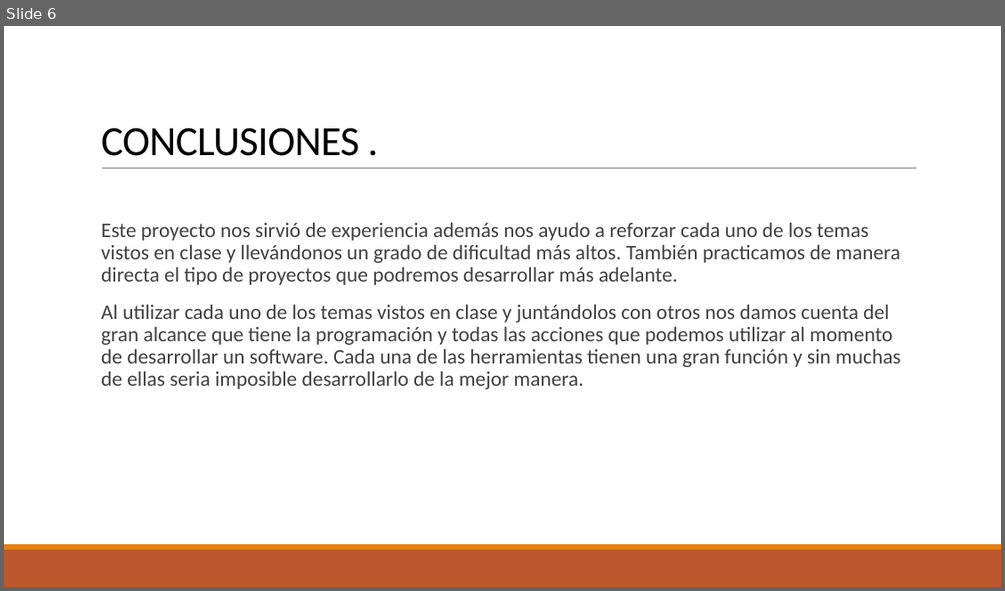
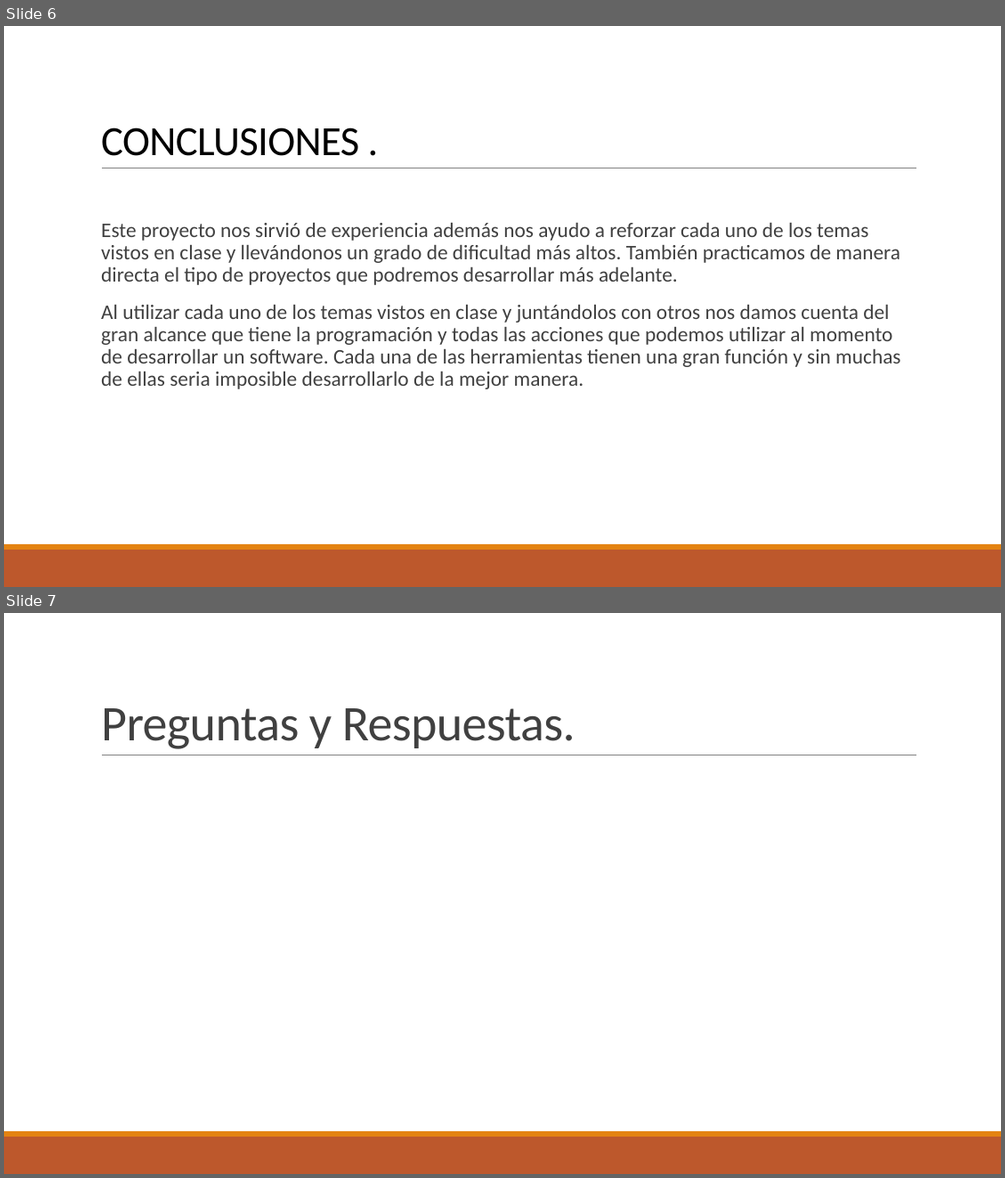
Before and after one commit to VarelaEnzo/Proyecto_Programacion, a slide deck: Proyecto.pptx. Shown one above the other, each under a label of ours: slide 6 before the commit, slides 6 and 7 after it. The pictures are 1005x591 and 1005x1178 pixels, drawn with LibreOffice and Linux fonts; fonts in the diff are those of the drawing. Boxes give left, top, right and bottom in pixels: in the first picture for what was removed or moved away, otherwise in the second. Text is boxed around its words. In the diff, an @@ line names an element or a change of style, - is before the commit and + after.

```diff
--- a/Proyecto.pptx
+++ b/Proyecto.pptx
@@ slide 7 added at box(4, 613, 1001, 1174), background #FFFFFF; not listed: 3 template elements that a slide beside it also shows @@
@@ title added at box(101, 708, 575, 749), 48 pt, text #404040 @@
+Preguntas y Respuestas.
```
